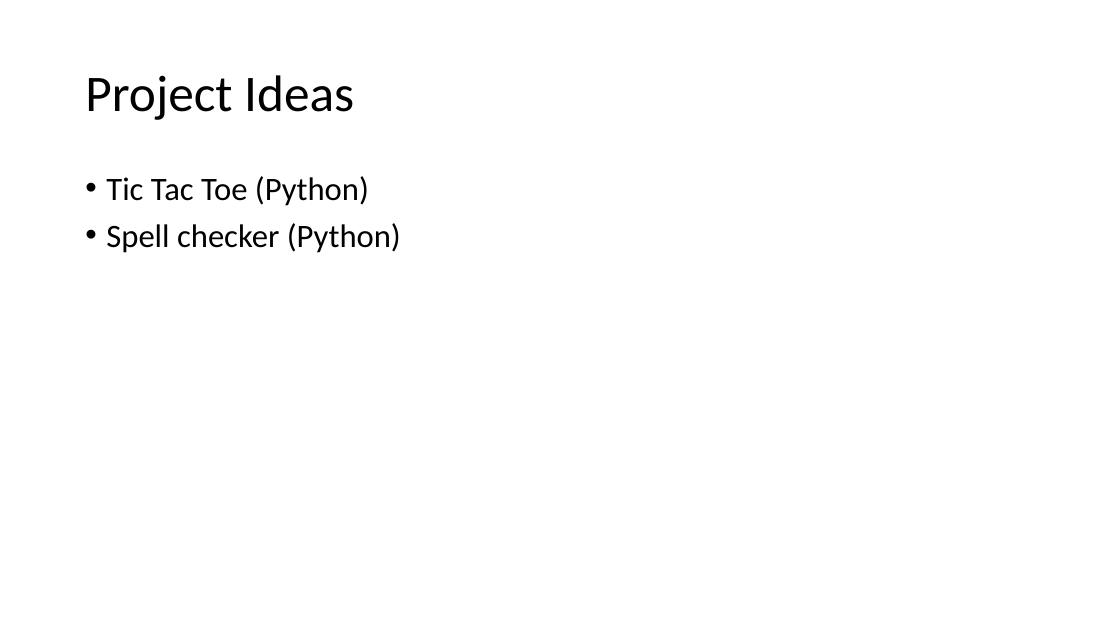
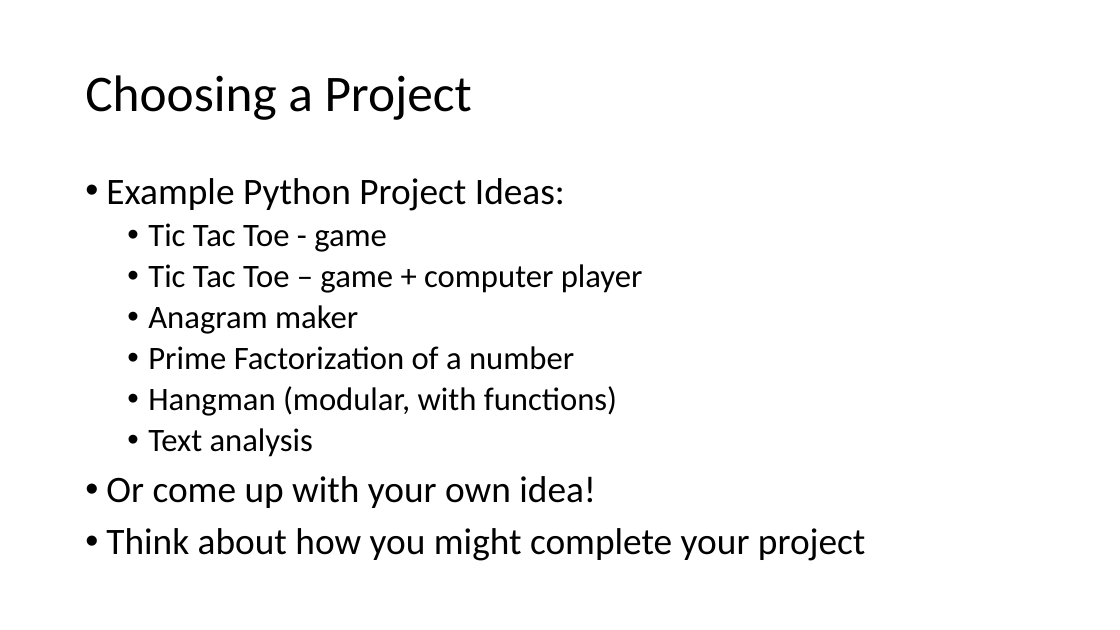
Before and after one commit to jlwgong/hangman, a slide deck: slide 4 of presentations/archive/Engineering III.pptx. Drawn at 1120x630 pixels with LibreOffice and Linux fonts; fonts in the diff are those of the drawing. Boxes give left, top, right and bottom in pixels: in the first picture for what was removed or moved away, otherwise in the second. Text is boxed around its words. In the diff, an @@ line names an element or a change of style, - is before the commit and + after.

```diff
--- a/presentations/archive/Engineering III.pptx
+++ b/presentations/archive/Engineering III.pptx
@@ title at box(85, 75, 472, 120): text changed @@
-Project Ideas
+Choosing a Project
@@ text at box(106, 178, 865, 561): text changed @@
-• Tic Tac Toe (Python)
-• Spell checker (Python)
+• Example Python Project Ideas:
+  • Tic Tac Toe - game
+  • Tic Tac Toe – game + computer player
+  • Anagram maker
+  • Prime Factorization of a number
+  • Hangman (modular, with functions)
+  • Text analysis
+• Or come up with your own idea!
+• Think about how you might complete your project
```
Also in this commit, not shown: 2 other slides changed, 10 slides added, 1 slide removed, 9 other files.
